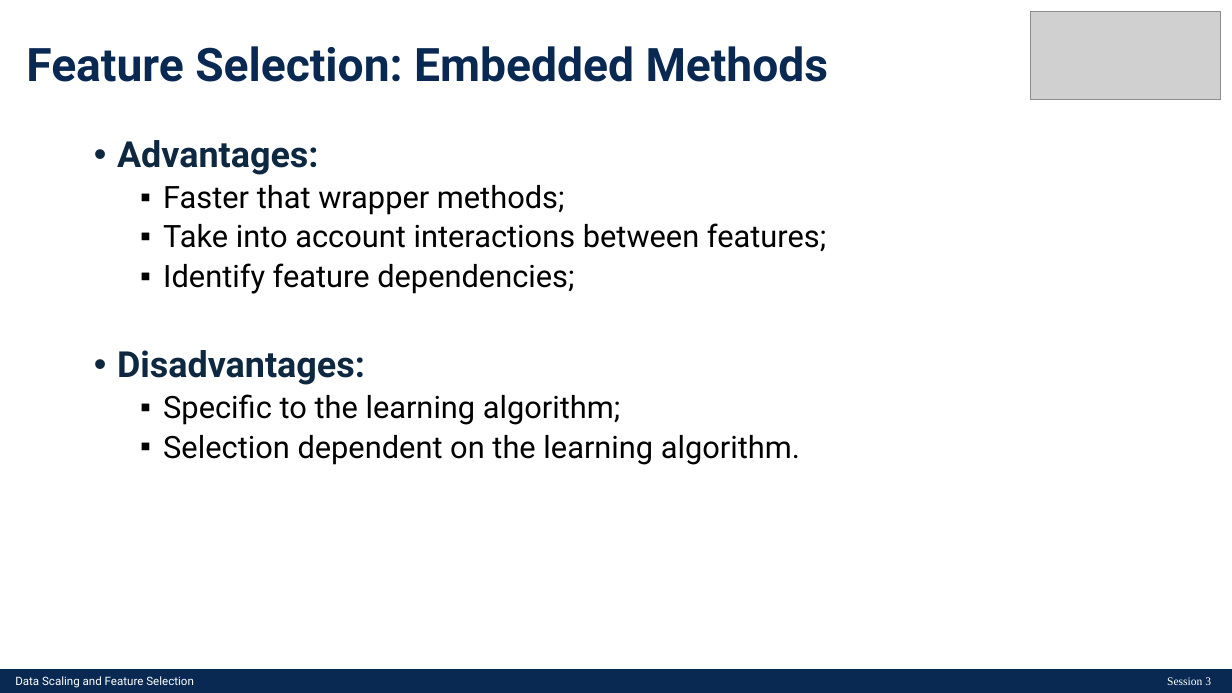
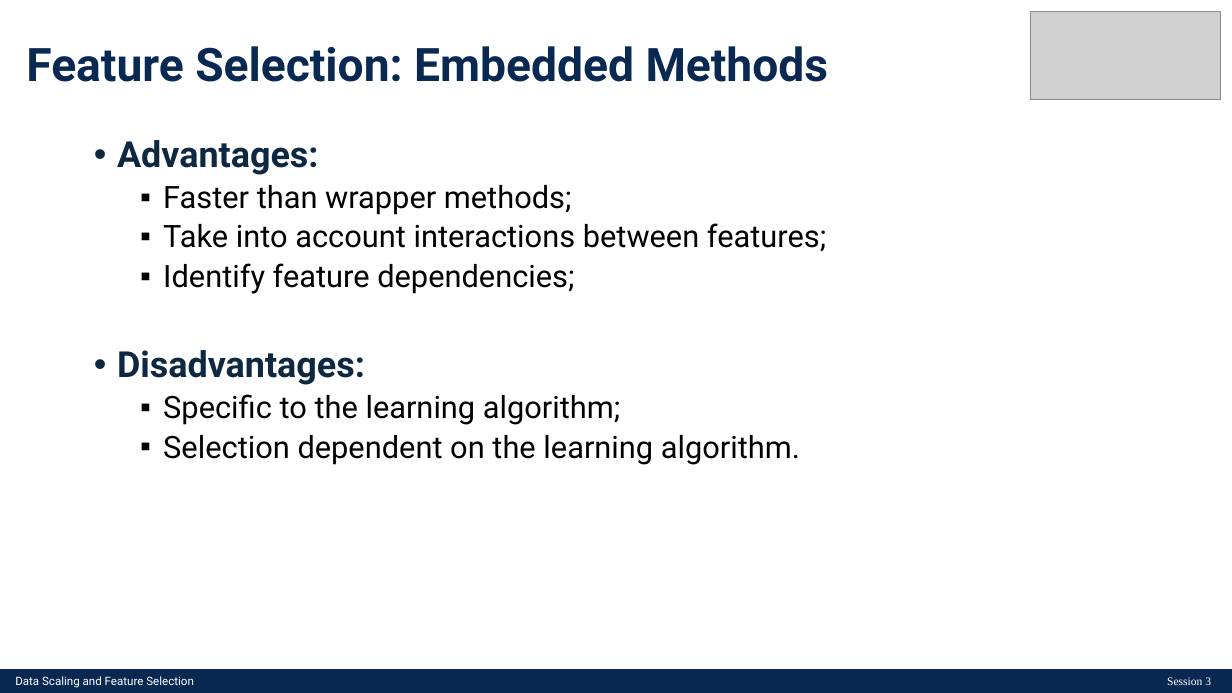
Before and after one commit to makee5/ML_ADS, a slide deck: slide 21 of materials/session3/T/ML-Session3-T.pptx. Drawn at 1232x693 pixels with LibreOffice and Linux fonts; fonts in the diff are those of the drawing; grey boxes stand for pictures. Boxes give left, top, right and bottom in pixels: in the first picture for what was removed or moved away, otherwise in the second. Text is boxed around its words. In the diff, an @@ line names an element or a change of style, - is before the commit and + after.

Commit message:
[FIX] typos in slides

```diff
--- a/materials/session3/T/ML-Session3-T.pptx
+++ b/materials/session3/T/ML-Session3-T.pptx
@@ text at [163, 185, 572, 215]: text changed @@
-  ▪ Faster that wrapper methods;
+  ▪ Faster than wrapper methods;
```
Also in this commit, not shown: 2 other slides changed, 1 other file.
